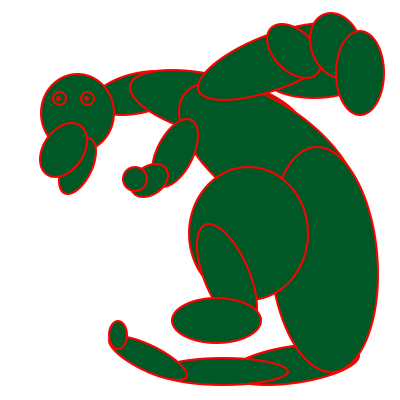
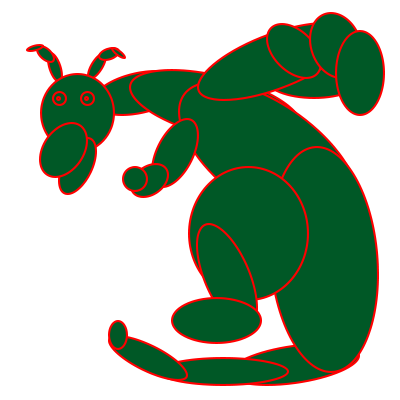
Before/after of a (400, 400) layered artwork. What changed in the layer stack:
moved "horns" below "head" over [26, 44, 126, 81]
added group "right horn" with 3 layers in group "horns" over [87, 47, 126, 78]
added layer "Ellipse 19" (1st of 2, in "head" › "horns" › "right horn") in group "right horn" over [111, 47, 126, 59]
added layer "Ellipse 18" (1st of 2, in "head" › "horns" › "right horn") in group "right horn" over [98, 47, 120, 61]
added layer "Ellipse 17" (1st of 2, in "head" › "horns" › "right horn") in group "right horn" over [87, 52, 107, 78]
added group "left horn" with 3 layers in group "horns" over [26, 44, 63, 81]
added layer "Ellipse 19" (2nd of 2, in "head" › "horns" › "left horn") in group "left horn" over [26, 44, 44, 52]
added layer "Ellipse 18" (2nd of 2, in "head" › "horns" › "left horn") in group "left horn" over [36, 45, 55, 63]
added layer "Ellipse 17" (2nd of 2, in "head" › "horns" › "left horn") in group "left horn" over [47, 52, 63, 81]
